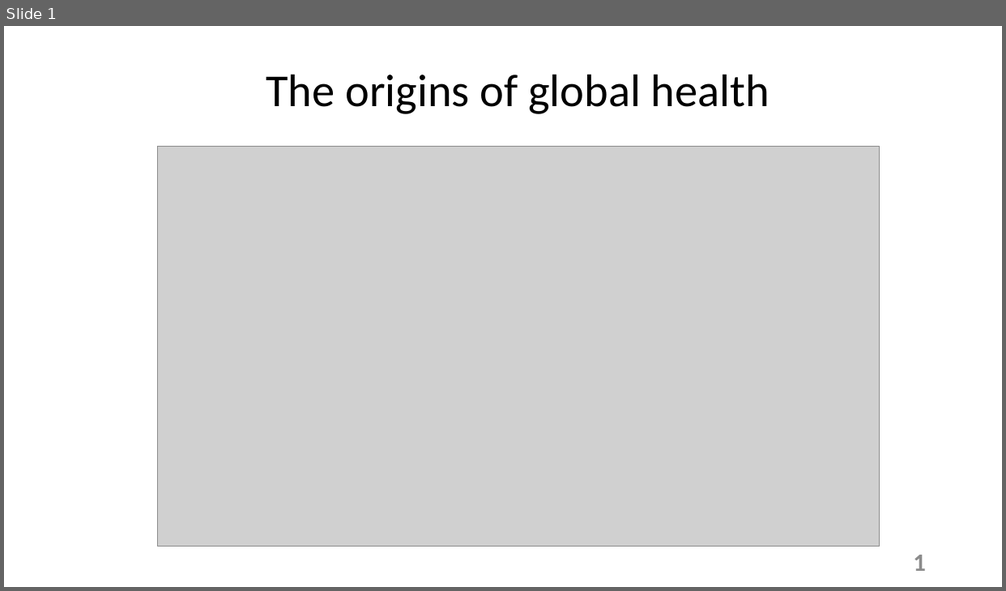
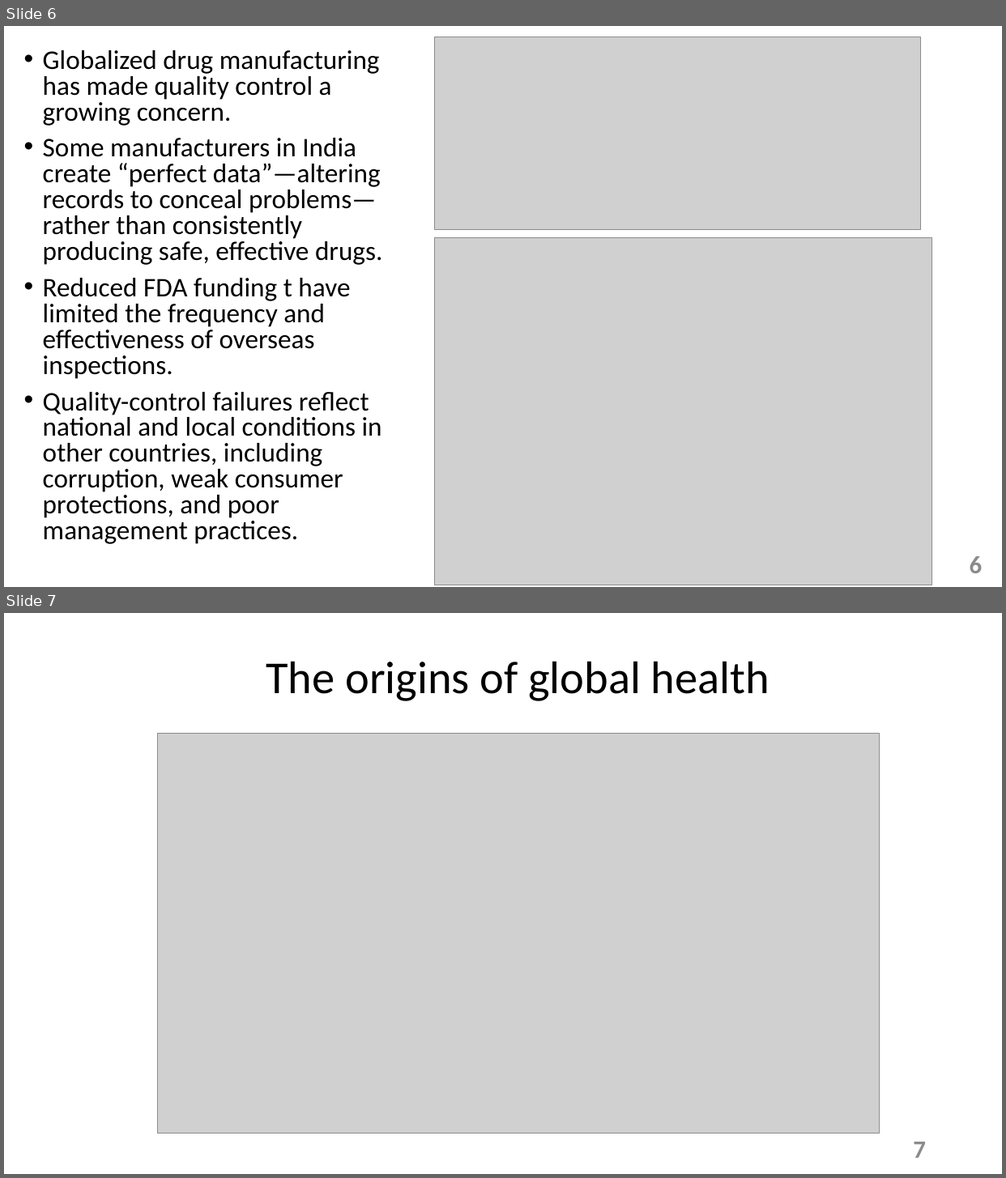
Before and after one commit to tstallins/tstallins.github.io, a slide deck: courses/261/introonline.pptx. Shown one above the other, each under a label of ours: slide 1 before the commit, slides 6 and 7 after it. The pictures are 1006x591 and 1006x1178 pixels, drawn with LibreOffice and Linux fonts; fonts in the diff are those of the drawing; grey boxes stand for pictures. Boxes give left, top, right and bottom in pixels: in the first picture for what was removed or moved away, otherwise in the second. Text is boxed around its words. In the diff, an @@ line names an element or a change of style, - is before the commit and + after.

```diff
--- a/courses/261/introonline.pptx
+++ b/courses/261/introonline.pptx
@@ slide 6 added at [4,26,1002,587], background #FFFFFF @@
@@ picture added at [435,37,921,229] @@
@@ text added at [43,50,382,544], 25.9 pt, text #000000 @@
+• Globalized drug manufacturing has made quality control a growing concern.
+• Some manufacturers in India create “perfect data”—altering records to conceal problems—rather than consistently producing safe, effective drugs.
+• Reduced FDA funding t have limited the frequency and effectiveness of overseas inspections.
+• Quality-control failures reflect national and local conditions in other countries, including corruption, weak consumer protections, and poor management practices.
@@ picture added at [435,238,932,585] @@
@@ page number added at [970,557,982,574], 24 pt, text #8C8C8C, bold @@
+6
@@ what was slide 1 is now slide 7 @@
@@ page number at [913,1142,926,1158]: text changed @@
-1
+7
```
Also in this commit, not shown: 5 other slides added, 1 other file.
